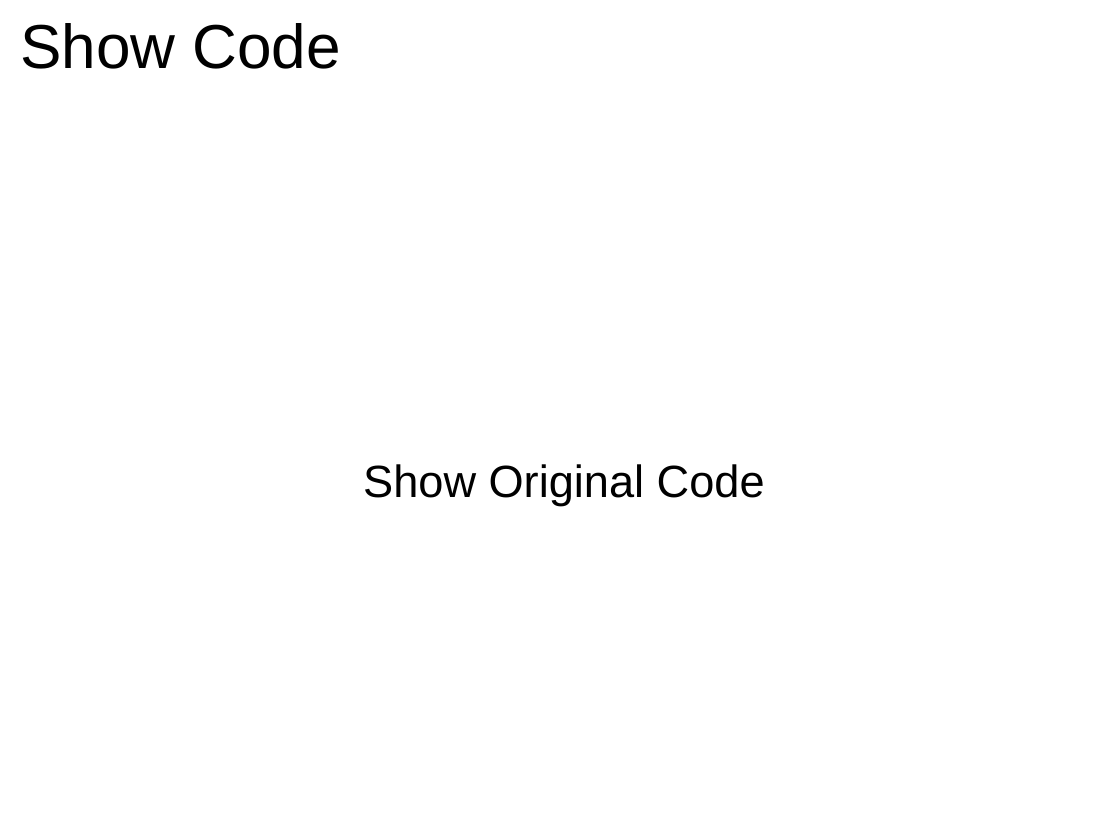
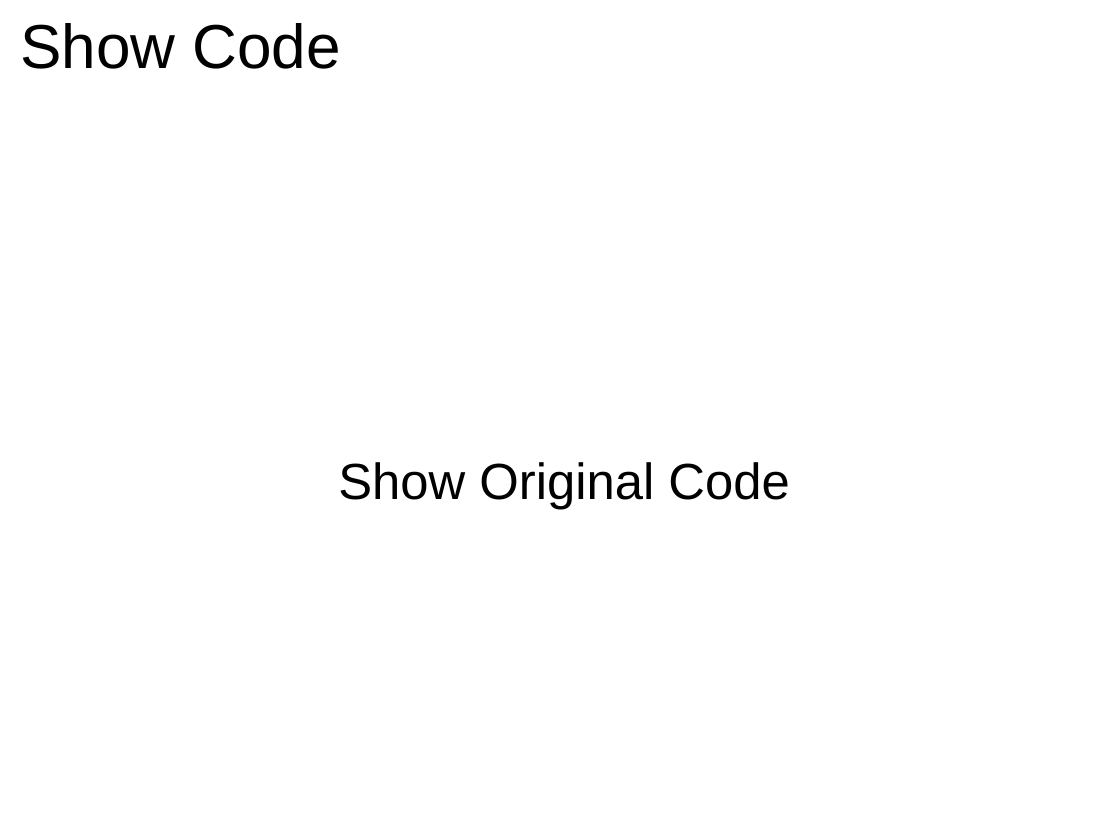
Before and after one commit to GlenKPeterson/refactJavaScalaCloj, a slide deck: slide 9 of refactJavaScalaCloj.ppt. Drawn at 1120x840 pixels with LibreOffice and Linux fonts; fonts in the diff are those of the drawing. Boxes give left, top, right and bottom in pixels: in the first picture for what was removed or moved away, otherwise in the second. Text is boxed around its words. In the diff, an @@ line names an element or a change of style, - is before the commit and + after.

```diff
--- a/refactJavaScalaCloj.ppt
+++ b/refactJavaScalaCloj.ppt
@@ subtitle "Show Original Code" at [338, 462, 789, 510]: size 32 to 36 pt @@
```
Also in this commit, not shown: 11 other slides changed.
